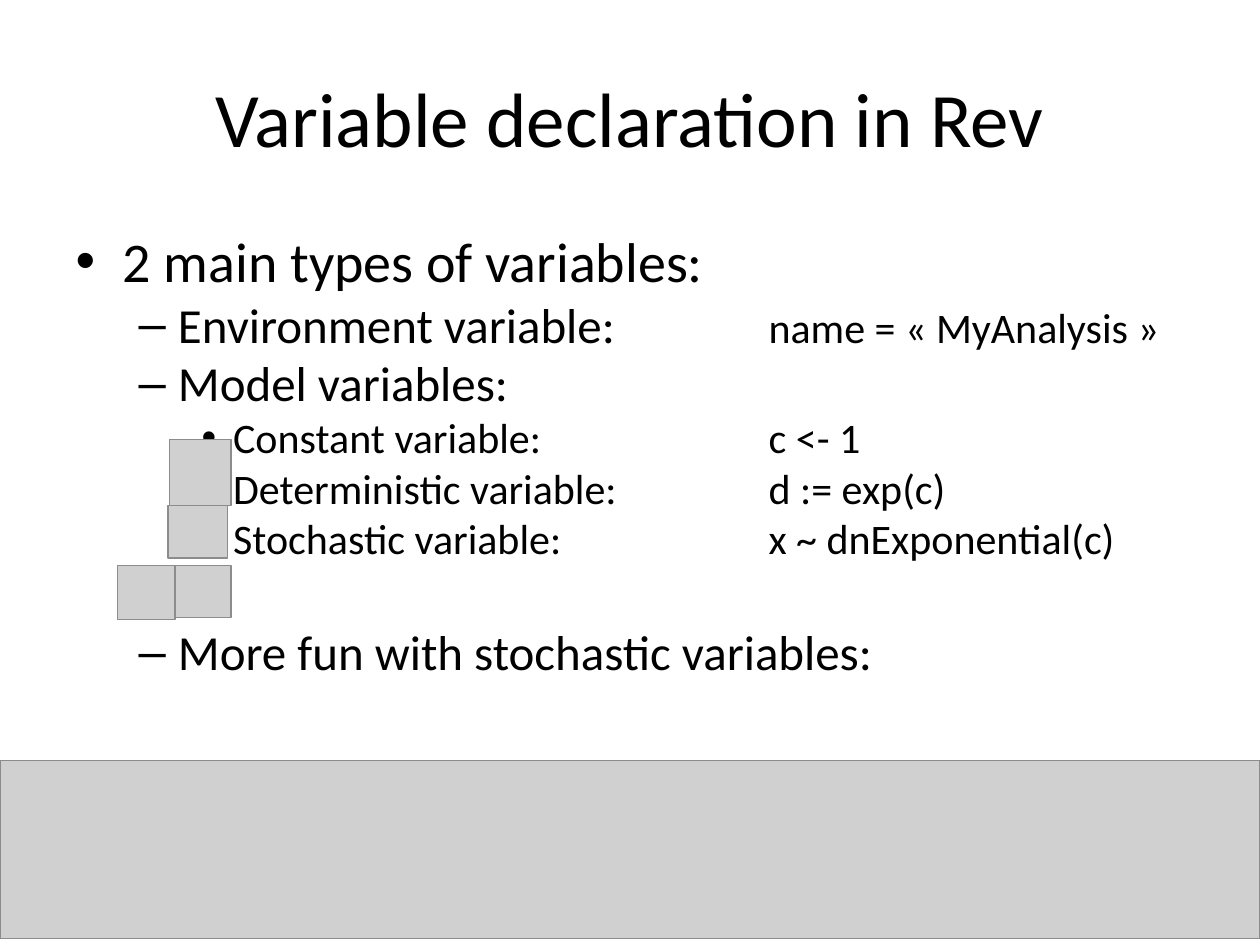
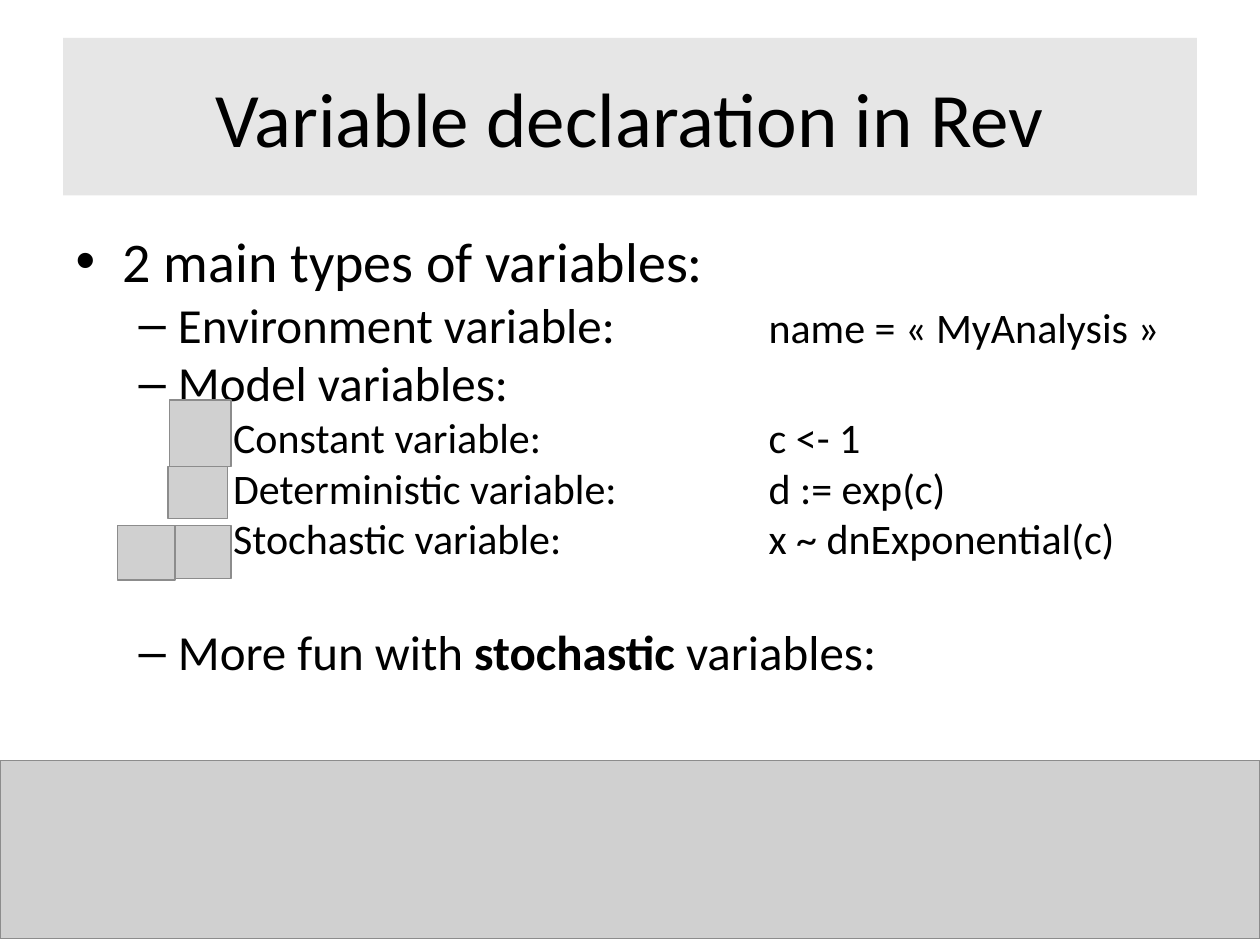
Before and after one commit to Boussau/boussau.github.io, a slide deck: slide 23 of COME_courses/Cambridge_2022/6_Bayesian_inference/RevBayesIntro.pptx. Drawn at 1260x945 pixels with LibreOffice and Linux fonts; fonts in the diff are those of the drawing; grey boxes stand for pictures. Boxes give left, top, right and bottom in pixels: in the first picture for what was removed or moved away, otherwise in the second. Text is boxed around its words. In the diff, an @@ line names an element or a change of style, - is before the commit and + after.

```diff
--- a/COME_courses/Cambridge_2022/6_Bayesian_inference/RevBayesIntro.pptx
+++ b/COME_courses/Cambridge_2022/6_Bayesian_inference/RevBayesIntro.pptx
@@ title "Variable declaration in Rev": place and size @@
-title "Variable declaration in Rev" at <box>215,93,1043,148</box>
+title "Variable declaration in Rev" at <box>63,38,1197,195</box>
@@ title "Variable declaration in Rev" at <box>63,38,1197,195</box>: fill none to #E6E6E6 @@
@@ 4 pictures: place and size @@
-4 pictures at <box>117,440,232,620</box>
+4 pictures at <box>117,399,232,580</box>
@@ text at <box>178,635,876,671</box>: bold on in "stochastic" @@
```
Also in this commit, not shown: 45 other slides changed, 3 slides added, 1 other file.
